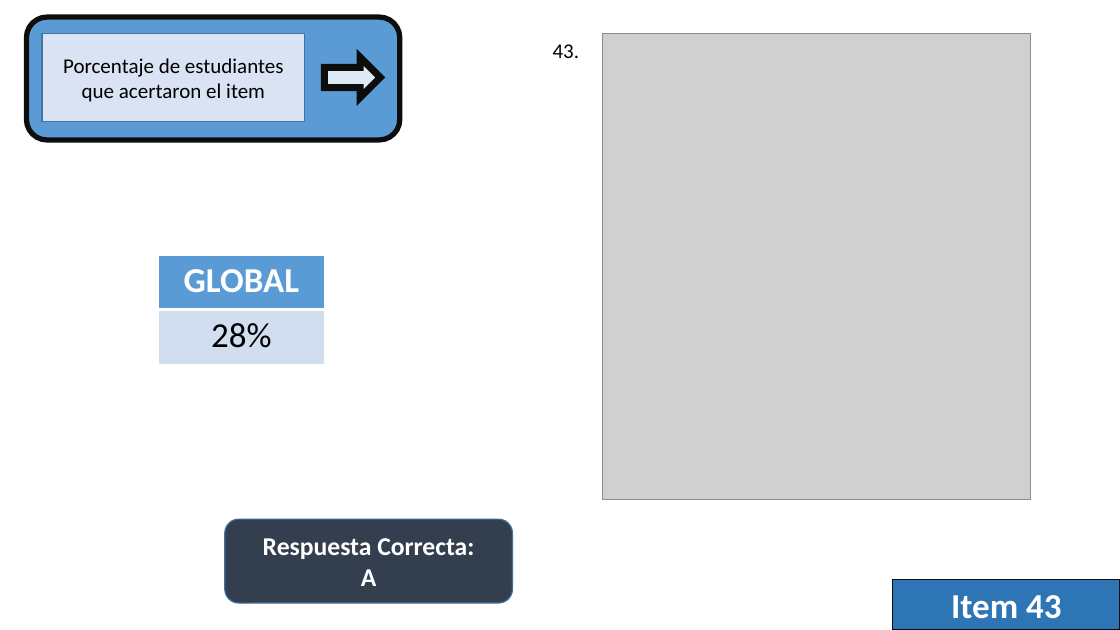
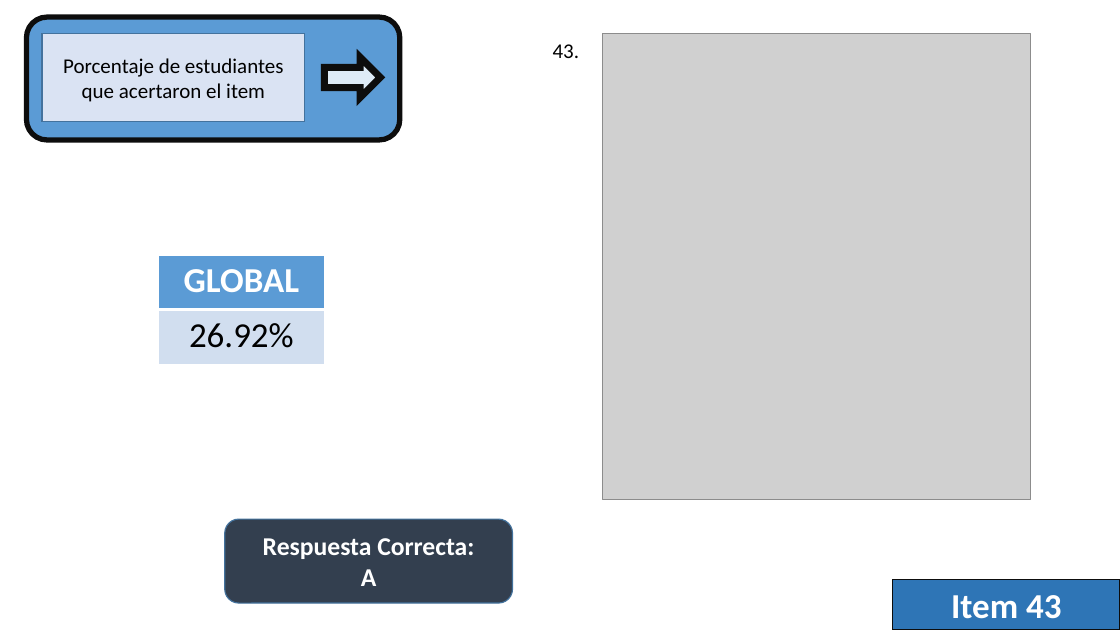
Before and after one commit to Adrifelcha/afchavez-019, a slide deck: slide 26 of Sandy-PrácticaDocente/Netza/Exploratorio_Resultados Generales.pptx (slide 18 before the commit). Drawn at 1120x630 pixels with LibreOffice and Linux fonts; fonts in the diff are those of the drawing; grey boxes stand for pictures. Boxes give left, top, right and bottom in pixels: in the first picture for what was removed or moved away, otherwise in the second. Text is boxed around its words. In the diff, an @@ line names an element or a change of style, - is before the commit and + after.

```diff
--- a/Sandy-PrácticaDocente/Netza/Exploratorio_Resultados Generales.pptx
+++ b/Sandy-PrácticaDocente/Netza/Exploratorio_Resultados Generales.pptx
@@ table at (159,255,324,365) @@
-row 2, column 1: 28%
+row 2, column 1: 26.92%
```
Also in this commit, not shown: 11 other slides changed, 19 slides added, 6 slides removed, 12 other files.
